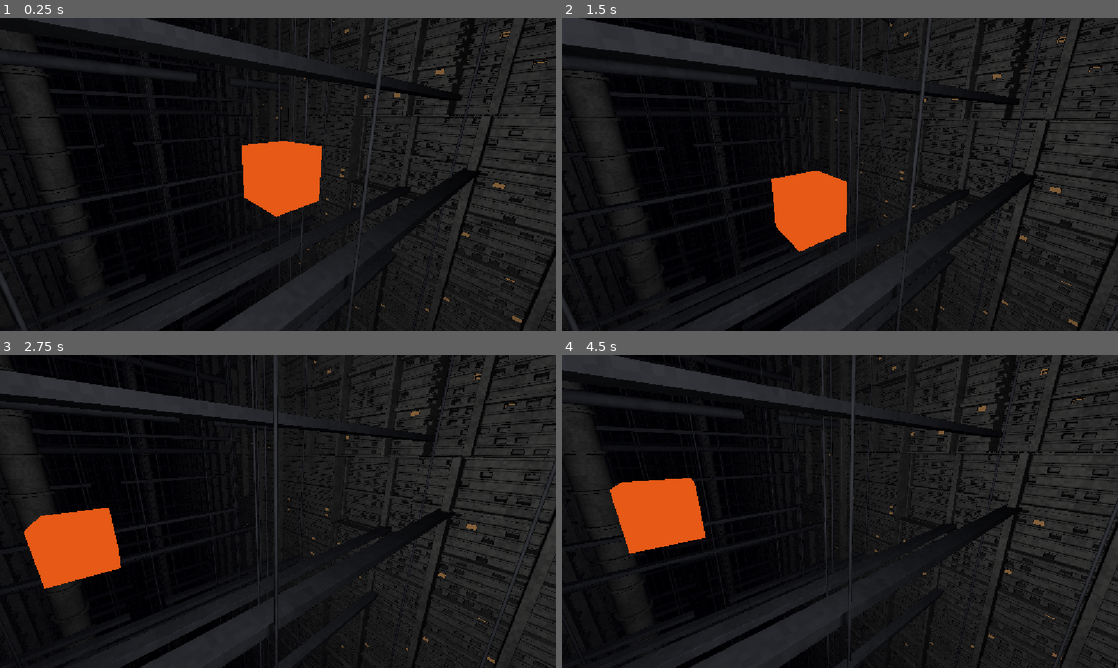
Above: before the commit, frames 1-4 (two rows, left to right).
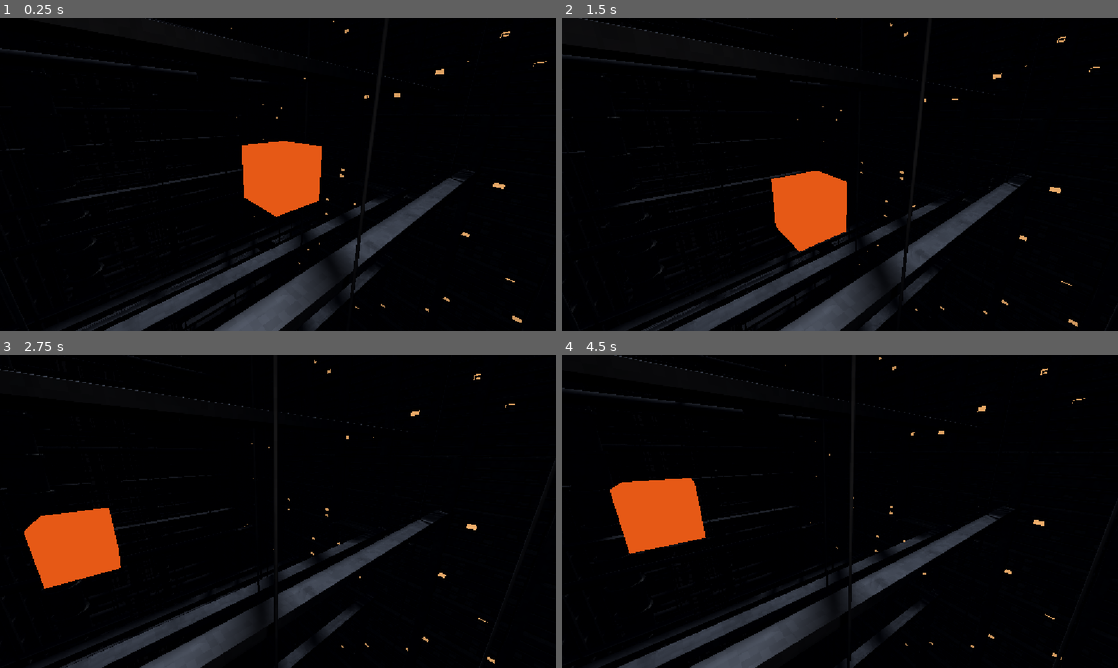
Above: after the commit, the same moments.

Repository: seletz/megastructure
Game: Godot game, scene res://scenes/main.tscn
The game is run twice, just before and just after one commit, with the same random seed, the same clock (stepped at 60 frames per second) and the same inputs.
Inputs (mouse positions are in pixels of both pictures, inside the frame that each line leads up to):
- Up to frame 1 (0.25 s): no input
- Up to frame 2 (1.5 s): tap Enter at 0.5 s; move the mouse to (962, 158) at 0.52 s; hold D 0.53-1.25 s; hold E 0.53-1.25 s; click (962, 158) at 0.67 s; drag from (728, 190) to (812, 237) at 1.27 s
- Up to frame 3 (2.75 s): tap Space at 2 s; move the mouse to (333, 442) at 2.02 s; hold D from 2.03 s (still down); hold Shift from 2.03 s (still down)
- Up to frame 4 (4.5 s): release D at 2.75 s; release Shift at 2.75 s; drag from (812, 574) to (673, 464) at 2.77 s; tap Enter at 3.5 s; move the mouse to (1006, 558) at 3.52 s; hold A 3.53-4.25 s; hold Q 3.53-4.25 s; drag from (673, 464) to (756, 433) at 4.27 s

The runs differ from the first frame. In frame 1, 40% of the frame differs, in the area x 0-100%, y 0-100%; in frame 2, 41%; in frame 3, 42%; in frame 4, 44%.

Commit message:
feat(shaders): light hits with key light, soft shadows, ambient, headlight and emissive openings

Diff:
--- a/shaders/raymarch_world.gdshader
+++ b/shaders/raymarch_world.gdshader
@@ -14,8 +14,6 @@
 // normals across ledges and terrace borders.
 uniform float normal_epsilon = 0.004;
 
-// Temporary emissive tint for lit openings until real lighting lands.
-uniform vec3 lit_color : source_color = vec3(1.0, 0.72, 0.42);
 uniform vec3 fog_color : source_color = vec3(0.02, 0.02, 0.03);
 uniform float fog_density = 0.004;
 
@@ -31,6 +29,7 @@
 }
 
 #include "res://shaders/include/surface.gdshaderinc"
+#include "res://shaders/include/lighting.gdshaderinc"
 
 // Tetrahedron-sampled gradient; falls back to facing the ray where it vanishes.
 vec3 calc_normal(vec3 p, float t, vec3 rd) {
@@ -85,15 +84,8 @@
 
 	vec3 p = ro + rd * t;
 	vec3 n = calc_normal(p, t, rd);
-	float headlight = max(dot(n, -rd), 0.0);
-	vec3 col;
-	if (mat == CHASM_MAT_LIT) {
-		col = lit_color;
-	} else {
-		float occ = surface_ao(p, n);
-		col = surface_albedo(p, mat) * (0.08 + 0.92 * headlight);
-		col *= 0.5 + 0.5 * occ;
-	}
+	float occ = surface_ao(p, n);
+	vec3 col = lighting_shade(p, n, ro, surface_albedo(p, mat), occ, mat);
 	col = mix(col, fog_color, 1.0 - exp(-t * fog_density));
 
 	ALBEDO = col;
